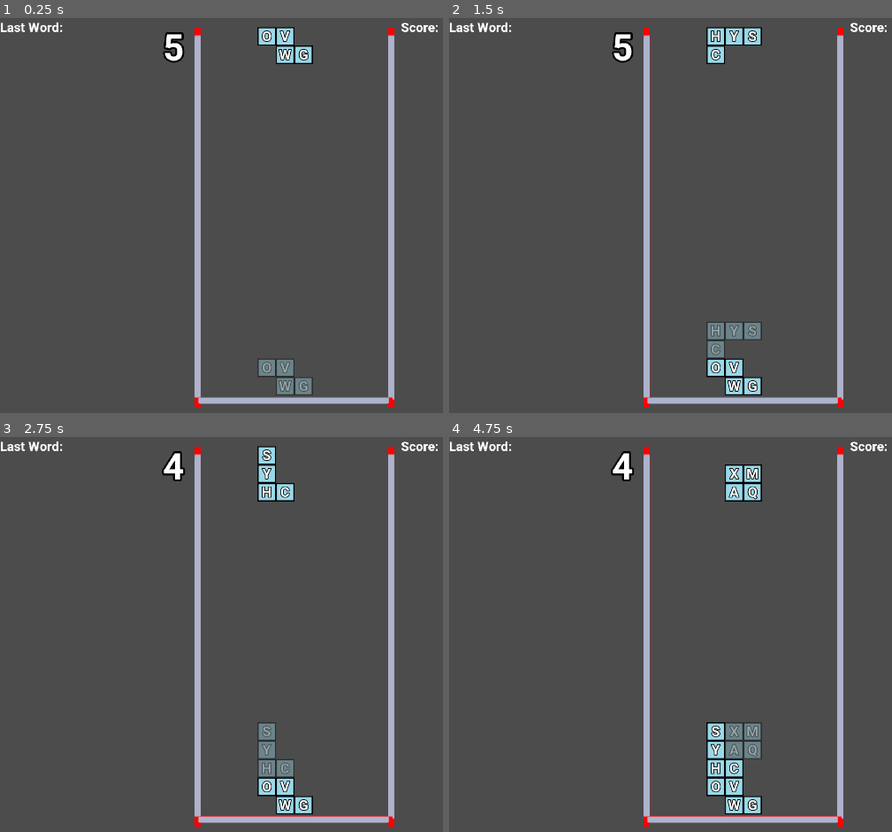
Above: before the commit, frames 1-4 (two rows, left to right).
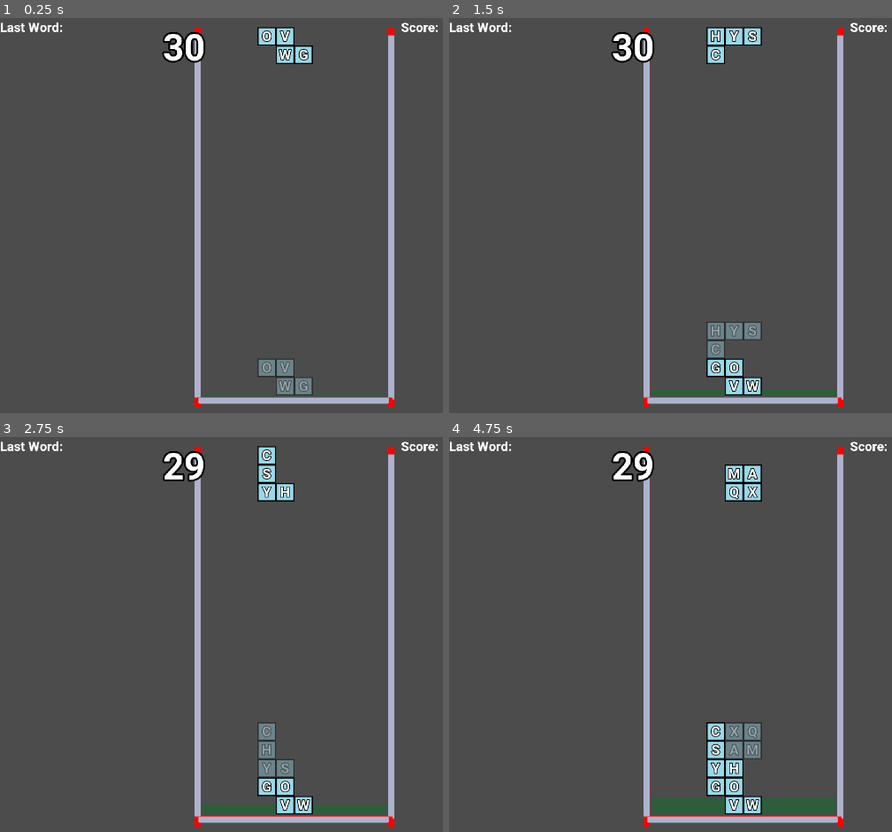
Above: after the commit, the same moments.

Repository: lmorgan42/Thesis
Game: Godot game, scene res://Main.tscn
Two runs of this game, one before a commit and one after it. Both use one fixed random seed, a clock stepped at 60 frames per second and the inputs below.
Inputs:
- Up to frame 1 (0.25 s): no input
- Up to frame 2 (1.5 s): hold D (rotate_letters_right, bound only after the commit) 0.53-1.28 s; hold Down (fast_fall) 0.53-1.28 s; tap Enter at 1.25 s; hold Space (slam_down) from 1.28 s (still down); tap E (rotate_block_clockwise) at 1.35 s
- Up to frame 3 (2.75 s): release Space (slam_down) at 2.03 s; hold D (rotate_letters_right, bound only after the commit) from 2.03 s (still down); hold W (rotate_block_counterclockwise) from 2.03 s (still down)
- Up to frame 4 (4.75 s): tap Enter at 2.75, 4.25 s; release W (rotate_block_counterclockwise) at 2.78 s; tap Down (fast_fall) at 2.85 s; tap Space (slam_down) at 3.5 s; release D (rotate_letters_right, bound only after the commit) at 3.53 s; hold E (rotate_block_clockwise) 3.53-4.28 s; hold S (rotate_letters_left, bound only after the commit) from 3.53 s (still down); tap W (rotate_block_counterclockwise) at 4.35 s

The runs differ from the first frame. In frame 1, 0.5% of the frame differs, in the area x 36-88%, y 3-96%; in frame 2, 1.1%; in frame 3, 1.9%; in frame 4, 2.7%.

Commit message:
Preliminary Letter rotation

Diff:
--- a/Block.gd
+++ b/Block.gd
@@ -36,3 +36,6 @@
 	ghostMode = true
 	$Label.text = self.letter
 	self.modulate.a = 0.4
+
+func updateLetter():
+	$Label.text = self.letter
--- a/Main.gd
+++ b/Main.gd
@@ -23,6 +23,7 @@
 var pointValues = [[],['E','A','I','O','N','R','T','L','S','U'],['D','G'],['B','C','M','P'],['F','H','V','W','Y'],['K'],[],[],['J','X'],[],['Q','Z']]
 var score = 0
 var neededScore = 0
+var scoreAddition = 0.5;
 var scoreCapTime = 0.0
 var holdingTime = 5
 
@@ -85,6 +86,12 @@
 		$DroppingTimer.wait_time = DefualtDropSpeed/2.0
 	elif event.is_action_released("fast_fall"):
 		$DroppingTimer.wait_time = DefualtDropSpeed
+	elif event.is_action_pressed("rotate_letters_left"):
+		curNimo.rotateLetters(-1)
+		ghostNimo.rotateLetters(-1)
+	elif event.is_action_pressed("rotate_letters_right"):
+		curNimo.rotateLetters(1)
+		ghostNimo.rotateLetters(1)
 
 
 func _on_Timer_timeout():
@@ -213,8 +220,7 @@
 
 
 func _on_ScoreBuildupTimer_timeout():
-	scoreCapTime += 0.1
-	neededScore += pow((scoreCapTime/100),1.2)
+	neededScore += scoreAddition * ($ScoreBuildupTimer.wait_time/1.0)
 	recalcScoreTracker()
 
 func recalcScoreTracker():
--- a/Main.tscn
+++ b/Main.tscn
@@ -21,7 +21,7 @@
 
 [node name="Main" type="Node"]
 script = ExtResource( 2 )
-DefualtHoldSpeed = 5
+DefualtHoldSpeed = 30
 
 [node name="PlaySpace" parent="." instance=ExtResource( 1 )]
 
--- a/Nimo.gd
+++ b/Nimo.gd
@@ -96,6 +96,24 @@
 	while move(0,1):
 		pass
 
+func letterRotateSort(a, b):
+	if a.coords.y == b.coords.y:
+		return a.coords.x < b.coords.y
+	return a.coords.y > b.coords.y
+
+func rotateLetters(direc : int):
+	#direc -1 left, 1 is right
+	blocks.sort_custom(self, 'letterRotateSort')
+	var k = 0
+	var heldLet = ""
+	for i in range(len(blocks) + 1):
+		k = (k + direc)%len(blocks)
+		var tempLet = blocks[k].letter
+		blocks[k].letter = heldLet
+		heldLet = tempLet
+	for block in blocks:
+		block.updateLetter()
+
 func enableGhostMode(parentNimo):
 	ghostMode = true
 	for i in range(len(blocks)):
--- a/PlaySpace.gd
+++ b/PlaySpace.gd
@@ -6,5 +6,5 @@
 	return $Playspace.scale
 
 func setScorePercent(percent):
-	percent = min(1, percent)
+	percent = clamp(percent, 0.0, 1.0)
 	$ScoreBackground.scale.y = -1000 * (percent)
--- a/project.godot
+++ b/project.godot
@@ -53,6 +53,16 @@
 "events": [ Object(InputEventKey,"resource_local_to_scene":false,"resource_name":"","device":0,"alt":false,"shift":false,"control":false,"meta":false,"command":false,"pressed":false,"scancode":16777234,"physical_scancode":0,"unicode":0,"echo":false,"script":null)
  ]
 }
+rotate_letters_left={
+"deadzone": 0.5,
+"events": [ Object(InputEventKey,"resource_local_to_scene":false,"resource_name":"","device":0,"alt":false,"shift":false,"control":false,"meta":false,"command":false,"pressed":false,"scancode":83,"physical_scancode":0,"unicode":0,"echo":false,"script":null)
+ ]
+}
+rotate_letters_right={
+"deadzone": 0.5,
+"events": [ Object(InputEventKey,"resource_local_to_scene":false,"resource_name":"","device":0,"alt":false,"shift":false,"control":false,"meta":false,"command":false,"pressed":false,"scancode":68,"physical_scancode":0,"unicode":0,"echo":false,"script":null)
+ ]
+}
 
 [physics]
 
